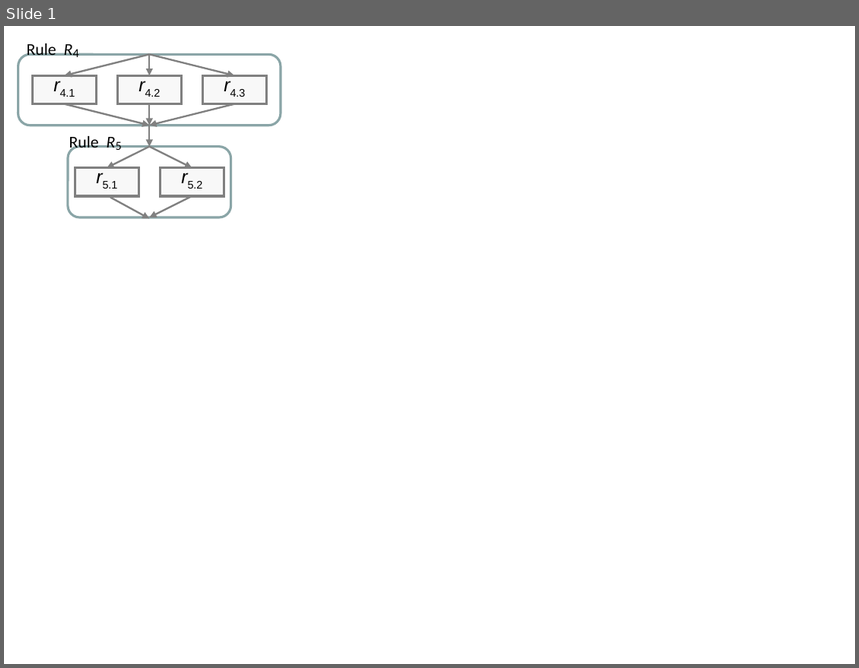
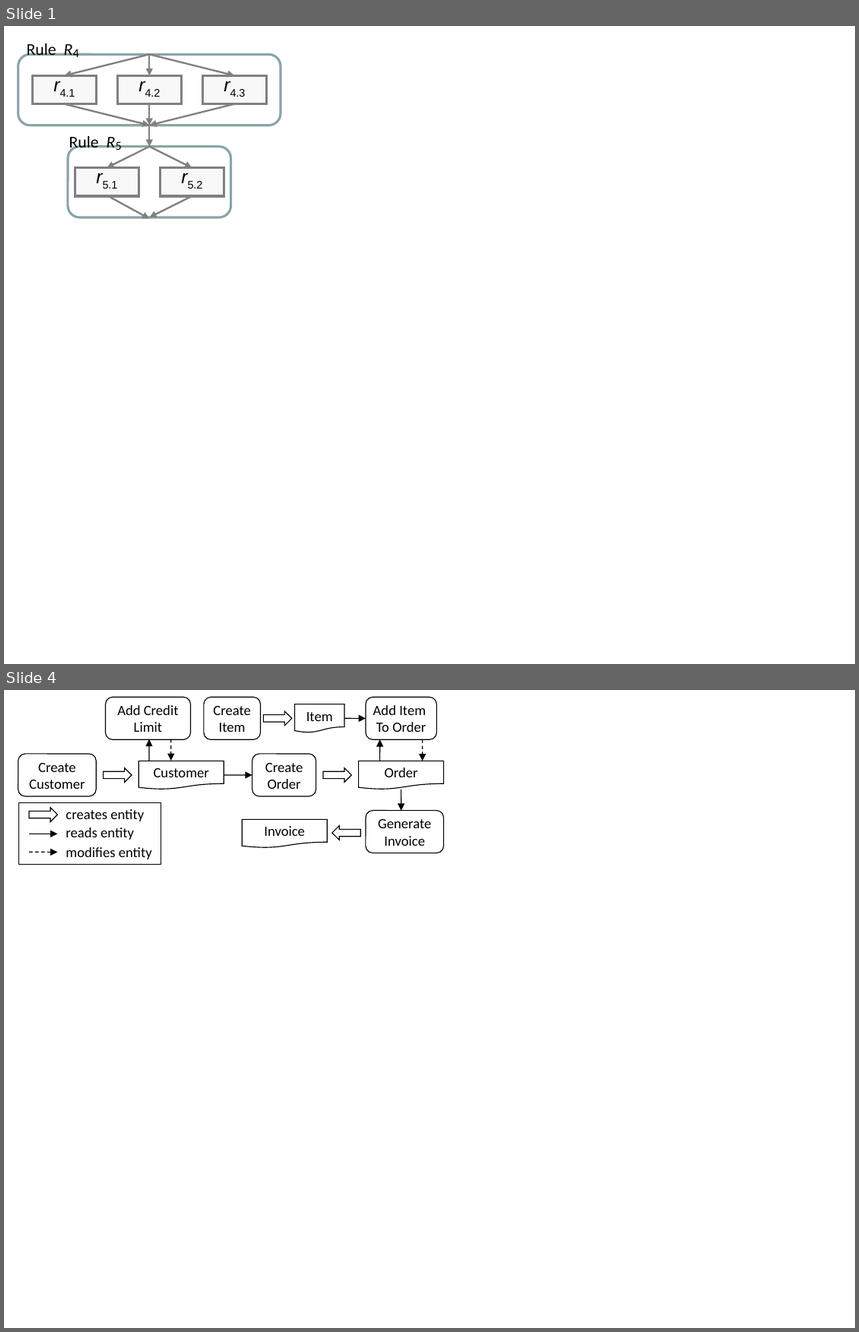
Before and after one commit to simonhj/test-generation-paper, a slide deck: figs/OperationFlowModel.pptx. Shown one above the other, each under a label of ours: slide 1 before the commit, slides 1 and 4 after it; the slides between them are not shown. The pictures are 859x668 and 859x1332 pixels, drawn with LibreOffice and Linux fonts; fonts in the diff are those of the drawing. Boxes give left, top, right and bottom in pixels: in the first picture for what was removed or moved away, otherwise in the second. Text is boxed around its words. In the diff, an @@ line names an element or a change of style, - is before the commit and + after.

```diff
--- a/figs/OperationFlowModel.pptx
+++ b/figs/OperationFlowModel.pptx
@@ slide 4 added at (4, 690, 855, 1328), background #FFFFFF @@
@@ group added at (18, 697, 444, 865): 9 arrows, 6 rounded rectangles, 5 right arrows, 4 flow chart documents, 3 texts, 1 rectangle @@
+Create
+Customer
+Add Credit
+Limit
+Create
+Order
+Order
+Create
+Item
+Item
+Add Item
+To Order
+Generate
+Invoice
+Invoice
+creates entity
+reads entity
+modifies entity
+Customer
```
Also in this commit, not shown: 2 other slides added, 7 other files.
